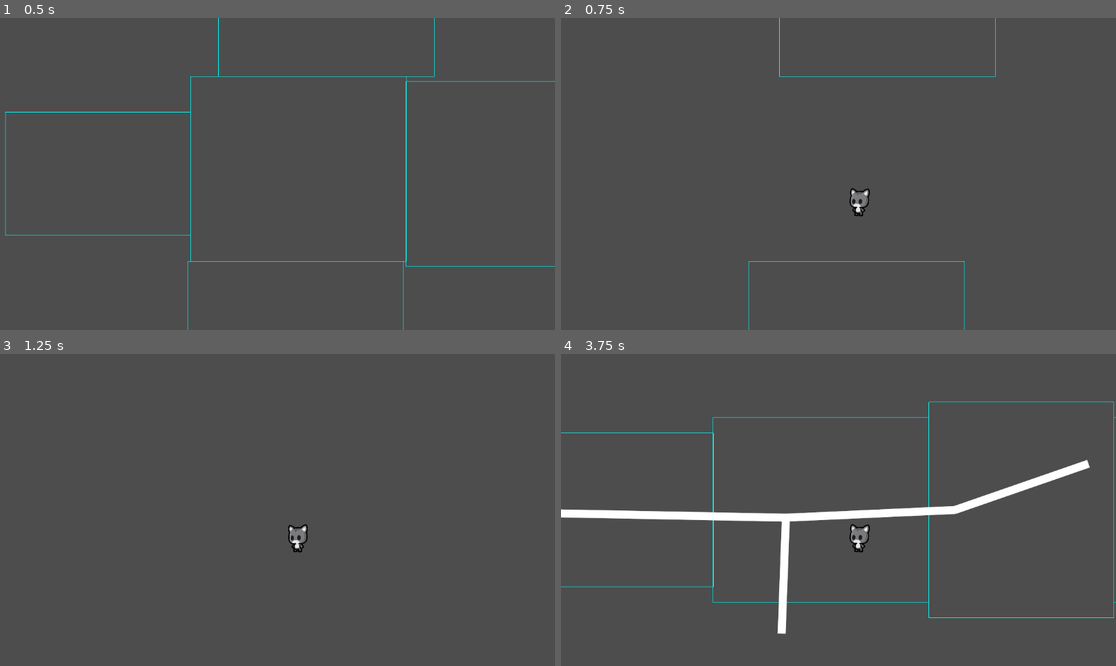
Above: before the commit, frames 1-4 (two rows, left to right).
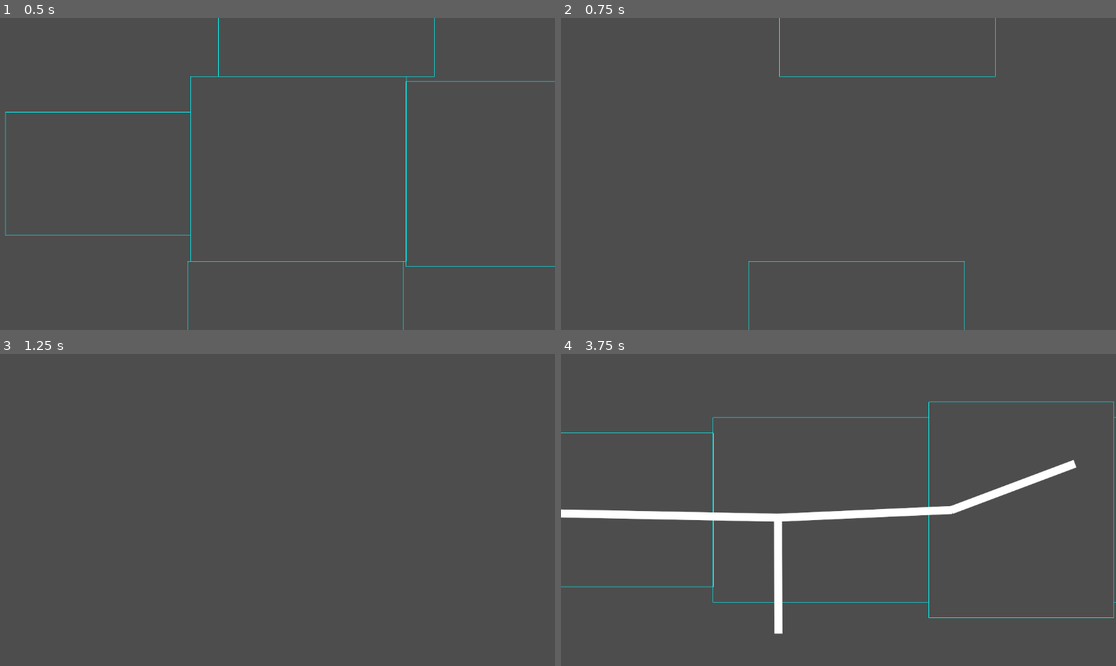
Above: after the commit, the same moments.

Repository: zamolnar/Spread-Game
Game: Godot game, scene res://scenesAndScripts/Dungeon.tscn
Same seed, same stepped clock (60 frames per second), same inputs: the game is played once before the commit and once after it.
Inputs (mouse positions are in pixels of both pictures, inside the frame that each line leads up to):
- Up to frame 1 (0.5 s): no input
- Up to frame 2 (0.75 s): tap Enter at 0.5 s; move the mouse to (960, 158) at 0.52 s; hold D (Right) from 0.53 s (still down); hold Right mouse button (right_click) from 0.53 s (still down)
- Up to frame 3 (1.25 s): keep holding D (Right); keep holding Right mouse button (right_click); tap Space (ui_select) at 0.77 s
- Up to frame 4 (3.75 s): move the mouse to (727, 525) at 1.27 s; release D (Right) at 1.28 s; release Right mouse button (right_click) at 1.28 s; hold S (Down) 1.28-2.03 s; right-click (727, 525) at 1.35 s; tap Space (ui_select) at 1.52, 2, 3.02 s; move the mouse to (894, 441) at 2.02 s; hold D (Right) 2.03-2.78 s; hold Right mouse button (right_click) 2.03-2.78 s; move the mouse to (810, 572) at 2.77 s; hold W (Up) 2.78-3.53 s; right-click (810, 572) at 2.85 s; tap Enter at 3.5 s; move the mouse to (1005, 556) at 3.52 s; hold A (Left) from 3.53 s (still down); hold Right mouse button (right_click) from 3.53 s (still down)

Frame 1 is identical in both runs. In frame 2, 0.2% of the frame differs, in the area x 51-56%, y 54-64%; in frame 3, 0.2%; in frame 4, 1.7%, in the area x 7-96%, y 33-90%.
Error before the commit: Invalid access to property or key 'position' on a base object of type 'Nil'. (res://scenesAndScripts/Dungeon.gd:96)
Error after the commit: Invalid type in function 'add_point' in base 'AStar2D'. Cannot convert argument 2 from Nil to Vector2. (res://scenesAndScripts/Dungeon.gd:126)

Commit message:
played with some scenes but reverted most changes

Diff:
--- a/scenesAndScripts/Dungeon.gd
+++ b/scenesAndScripts/Dungeon.gd
@@ -86,15 +86,12 @@
 		player = Player.instantiate()
 		add_child(player)
 		player.position = start_room.position
+		Enemy1 = enemy1.instantiate()
+		add_child(Enemy1)
+		Enemy1.position = boss_room.position
 		play_mode = true
 		#Camera2D.align()
 		#Camera2D.zoom(1,1)
-
-	if event.is_action_pressed("right_click"):
-		Enemy1 = enemy1.instantiate()
-		add_child(Enemy1)
-		Enemy1.position = player.position
-
 
 #creates random floor layout, calls prims algo
 func create_rooms():
--- a/scenesAndScripts/Enemy1.gd
+++ b/scenesAndScripts/Enemy1.gd
@@ -1,6 +1,9 @@
 extends CharacterBody2D
 class_name Enemy1
+
 @onready var animated_sprite_2d = $AnimatedSprite2D
+@export var move_speed = 200
+
 
 func _physics_process(delta):
 	move_and_slide()
--- a/scenesAndScripts/Enemy1.tscn
+++ b/scenesAndScripts/Enemy1.tscn
@@ -25,6 +25,7 @@
 [ext_resource type="Texture2D" uid="uid://cmx3finccoamg" path="res://Assets/placeholderArt/TINY CAT SPRITE/02_Run/__Cat_Run_007.png" id="21_go6mq"]
 [ext_resource type="Texture2D" uid="uid://bpncuh4n5bi85" path="res://Assets/placeholderArt/TINY CAT SPRITE/02_Run/__Cat_Run_008.png" id="22_jwm3g"]
 [ext_resource type="Texture2D" uid="uid://bf45c2fs88dme" path="res://Assets/placeholderArt/TINY CAT SPRITE/02_Run/__Cat_Run_009.png" id="23_jhb0t"]
+[ext_resource type="Script" path="res://scenesAndScripts/States/Enemy1Follow.gd" id="26_iu8ih"]
 
 [sub_resource type="SpriteFrames" id="SpriteFrames_kkdko"]
 animations = [{
@@ -111,7 +112,7 @@
 
 [node name="Enemy1" type="CharacterBody2D"]
 collision_layer = 2
-collision_mask = 6
+collision_mask = 4
 script = ExtResource("1_rdliy")
 
 [node name="AnimatedSprite2D" type="AnimatedSprite2D" parent="."]
@@ -124,10 +125,14 @@
 position = Vector2(43, 57)
 shape = SubResource("CapsuleShape2D_85xfy")
 
-[node name="Enemy1_FSM" type="Node" parent="." node_paths=PackedStringArray("initial_state")]
+[node name="Enemy1_FSM" type="Node" parent="."]
 script = ExtResource("1_ruokr")
-initial_state = NodePath("EnemyIdle")
 
-[node name="EnemyIdle" type="Node" parent="Enemy1_FSM" node_paths=PackedStringArray("enemy1")]
+[node name="Enemy1Idle" type="Node" parent="Enemy1_FSM" node_paths=PackedStringArray("enemy1")]
 script = ExtResource("15_msf24")
 enemy1 = NodePath("../..")
+move_speed = null
+
+[node name="Enemy1Follow" type="Node" parent="Enemy1_FSM" node_paths=PackedStringArray("enemy")]
+script = ExtResource("26_iu8ih")
+enemy = NodePath("../..")
--- /dev/null
+++ b/scenesAndScripts/States/Enemy1Follow.gd
@@ -0,0 +1,20 @@
+extends State
+class_name Enemy1Follow
+
+@export var enemy: CharacterBody2D
+@export var move_speed := 200
+var player: CharacterBody2D
+
+func Enter():
+	player= get_tree().get_first_node_in_group("Player")
+
+func State_Physics_Update(delta: float):
+	var direction = player.global_position - enemy.global_position
+
+	if direction.length() > 25:
+		enemy.velocity = direction.normalized() * move_speed
+	else:
+		enemy.velocity = Vector2()
+
+	if direction.length() > 50:
+		Transitioned.emit(self, "Enemy1Idle")
--- a/scenesAndScripts/player.tscn
+++ b/scenesAndScripts/player.tscn
@@ -183,7 +183,7 @@
 
 [node name="Player" type="CharacterBody2D"]
 collision_layer = 2
-collision_mask = 6
+collision_mask = 4
 script = ExtResource("1_0bo8m")
 
 [node name="AnimatedSprite2D" type="AnimatedSprite2D" parent="."]
Not shown: 1 places in scenesAndScripts/Enemy1.tscn that only renumber resources
